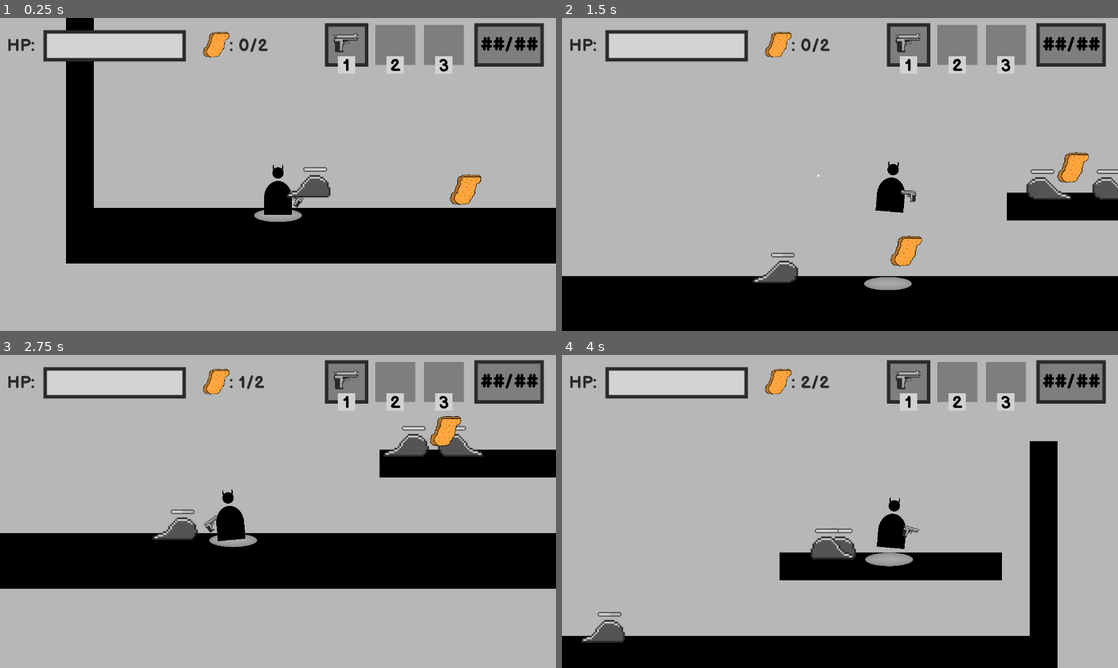
Above: before the commit, frames 1-4 (two rows, left to right).
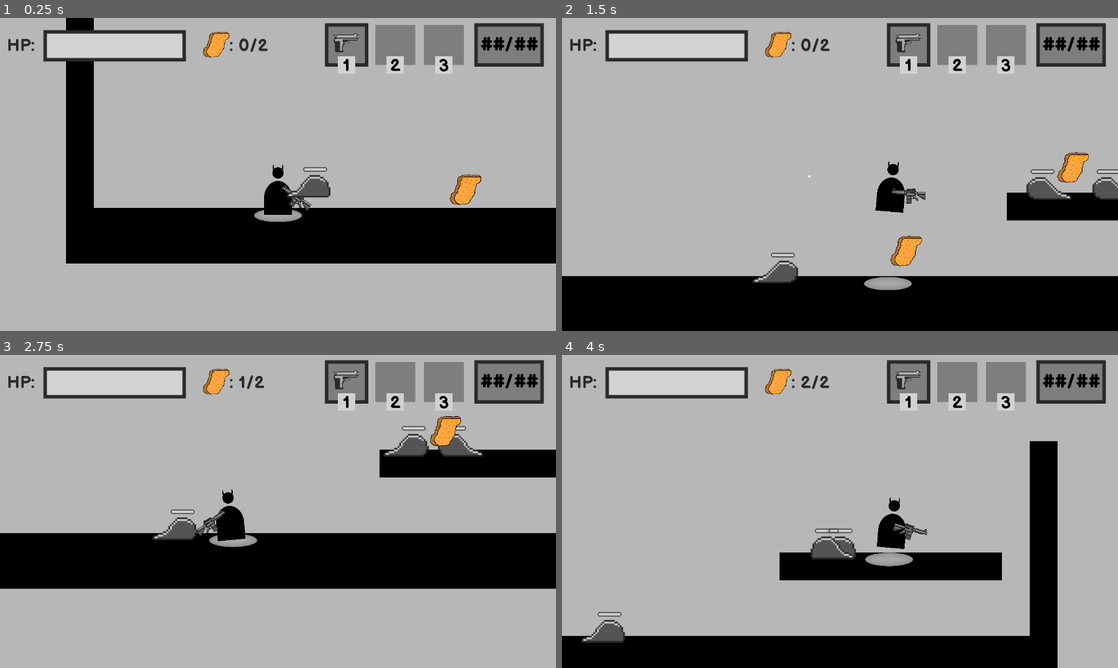
Above: after the commit, the same moments.

Repository: BesterCoder/nuggie-collector
Game: Godot game, scene res://levels/level_001.tscn
The game is run twice, just before and just after one commit, with the same random seed, the same clock (stepped at 60 frames per second) and the same inputs.
Inputs (mouse positions are in pixels of both pictures, inside the frame that each line leads up to):
- Up to frame 1 (0.25 s): no input
- Up to frame 2 (1.5 s): move the mouse to (962, 158) at 0.52 s; hold D (move_right) from 0.53 s (still down); click (962, 158) at 0.6 s; tap W (jump) at 0.77 s; move the mouse to (728, 190) at 1.27 s; click (728, 190) at 1.35 s
- Up to frame 3 (2.75 s): tap W (jump) at 1.52 s; move the mouse to (333, 442) at 2.02 s; release D (move_right) at 2.03 s; hold A (move_left) from 2.03 s (still down); click (333, 442) at 2.1 s
- Up to frame 4 (4 s): move the mouse to (812, 574) at 2.77 s; release A (move_left) at 2.78 s; hold D (move_right) from 2.78 s (still down); click (812, 574) at 2.85 s; tap W (jump) at 3.02, 3.77 s; move the mouse to (1006, 558) at 3.52 s; click (1006, 558) at 3.6 s

The runs differ from the first frame. In frame 1, 0.1% of the frame differs, in the area x 50-56%, y 53-62%; in frame 2, 0.1%; in frame 3, 0.1%; in frame 4, 0.2%, in the area x 8-66%, y 53-84%.

Commit message:
Initial version of Rifle weapon added

Diff:
--- a/characters/player/Player.gd
+++ b/characters/player/Player.gd
@@ -62,7 +62,7 @@
 
 func _ready():
 	player_halo = get_tree().get_root().find_node("PlayerGroundHalo", true, false)
-	current_weapon = $Pistol
+	current_weapon = $Rifle
 
 func _physics_process(_delta):
 	_weapon_pos()
--- a/characters/player/Player.tscn
+++ b/characters/player/Player.tscn
@@ -1,8 +1,9 @@
-[gd_scene load_steps=5 format=2]
+[gd_scene load_steps=6 format=2]
 
 [ext_resource path="res://assets/player/player_01.png" type="Texture" id=1]
 [ext_resource path="res://characters/weapons/pistol/Pistol.tscn" type="PackedScene" id=2]
 [ext_resource path="res://characters/player/Player.gd" type="Script" id=3]
+[ext_resource path="res://characters/weapons/rifle/Rifle.tscn" type="PackedScene" id=4]
 
 [sub_resource type="CapsuleShape2D" id=1]
 radius = 88.0
@@ -24,5 +25,10 @@
 collision_mask = 2
 
 [node name="Pistol" parent="." instance=ExtResource( 2 )]
+visible = false
 position = Vector2( 134.5, 109.5 )
 scale = Vector2( 0.8, 0.8 )
+
+[node name="Rifle" parent="." instance=ExtResource( 4 )]
+position = Vector2( 115, 109.5 )
+scale = Vector2( 0.8, 0.8 )
--- /dev/null
+++ b/characters/weapons/rifle/Rifle.gd
@@ -0,0 +1,18 @@
+extends Sprite
+
+export var weapon_bullet: PackedScene
+
+
+func shoot():
+	var point_position = $BulletPoint.global_position
+	# TODO: cleaner way to change the y position when weapon is flipped
+	if self.flip_v:
+		$BulletPoint.position.y *= -1
+		point_position = $BulletPoint.global_position
+		$BulletPoint.position.y *= -1
+
+	var new_bullet = weapon_bullet.instance()
+	new_bullet.initialize((get_global_mouse_position() - global_position).normalized())
+	new_bullet.global_position = point_position
+
+	get_tree().current_scene.add_child(new_bullet)
--- /dev/null
+++ b/characters/weapons/rifle/Rifle.tscn
@@ -0,0 +1,13 @@
+[gd_scene load_steps=4 format=2]
+
+[ext_resource path="res://assets/weapons/rifle/riflev01.png" type="Texture" id=1]
+[ext_resource path="res://characters/weapons/rifle/Rifle.gd" type="Script" id=2]
+[ext_resource path="res://characters/weapons/bullet/PlayerBullet.tscn" type="PackedScene" id=3]
+
+[node name="Rifle" type="Sprite"]
+texture = ExtResource( 1 )
+script = ExtResource( 2 )
+weapon_bullet = ExtResource( 3 )
+
+[node name="BulletPoint" type="Node2D" parent="."]
+position = Vector2( 200, -40 )
Binary file added: assets/weapons/rifle/riflev01.png
Not shown, added: assets/weapons/rifle/riflev01.png.import
